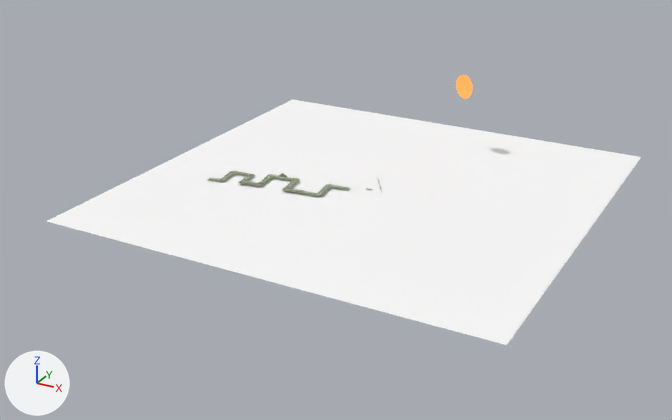
The Blender file tools/blender/scenes/sfhills.blend: old version first, new version second.
The view is the same before and after, from a camera (50 mm lens) standing at (17991.0, -23844.0, 11828.0) and looking at (4223.0, 1187.0, -688.0). The axes (+X, +Y, +Z) are drawn at lower left. The lights are the same throughout. The first picture is the older version.

Objects in the first picture: 'SFBay_038' and 11 more.
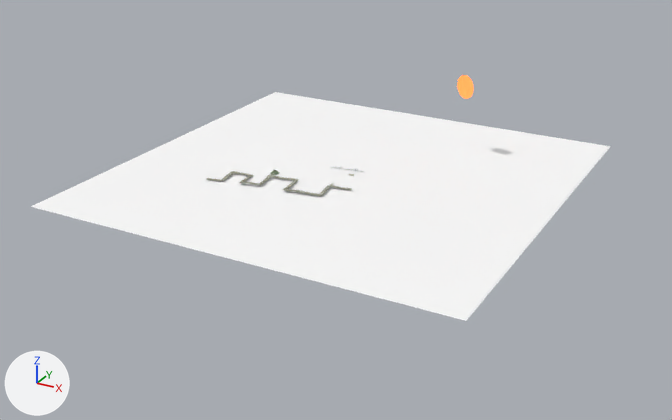
Patch to the scene script:
```diff
--- a/tools/blender/scenes/sfhills.blend.py
+++ b/tools/blender/scenes/sfhills.blend.py
@@ me_sfbay_038 @@
 # used by ob_sfbay_038; location = (0.0, 0.0, 0.0)
-me_sfbay_038.from_pydata(...)  # 4 vertices, 1 face; spans x -2422.0..12378.0, y -5233.0..9367.0, z -6.0
+me_sfbay_038.from_pydata(...)  # 4 vertices, 1 face; spans x -3681.0..11119.0, y -4634.0..9966.0, z -6.0
+# me_sfbay_038 part 1: the whole mesh is moved by (-1259.0, 599.0, 0.0)
 me_sfbay_038.materials.append(mat_sfbay)
```

Boxes (x1, y1, x2, y2) around the edits, measured in the pictures (672 x 420 px):
'SFBay_038', mesh moved
    before: (47, 100, 641, 345)
    after: (31, 92, 611, 321)
